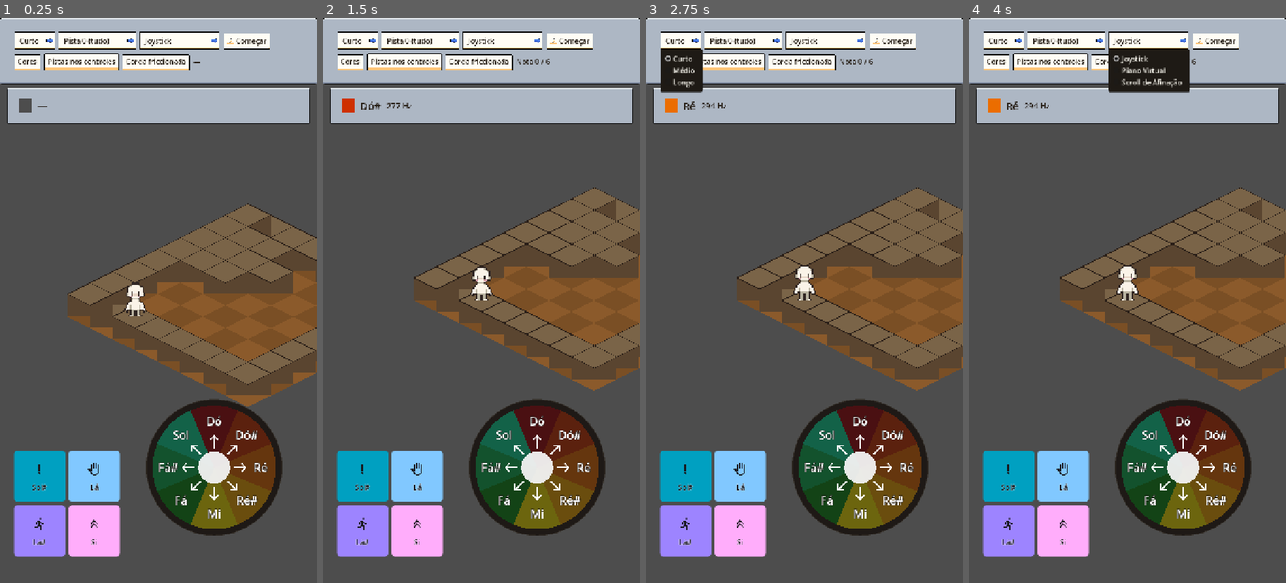
Above: before the commit, frames 1-4 (left to right).
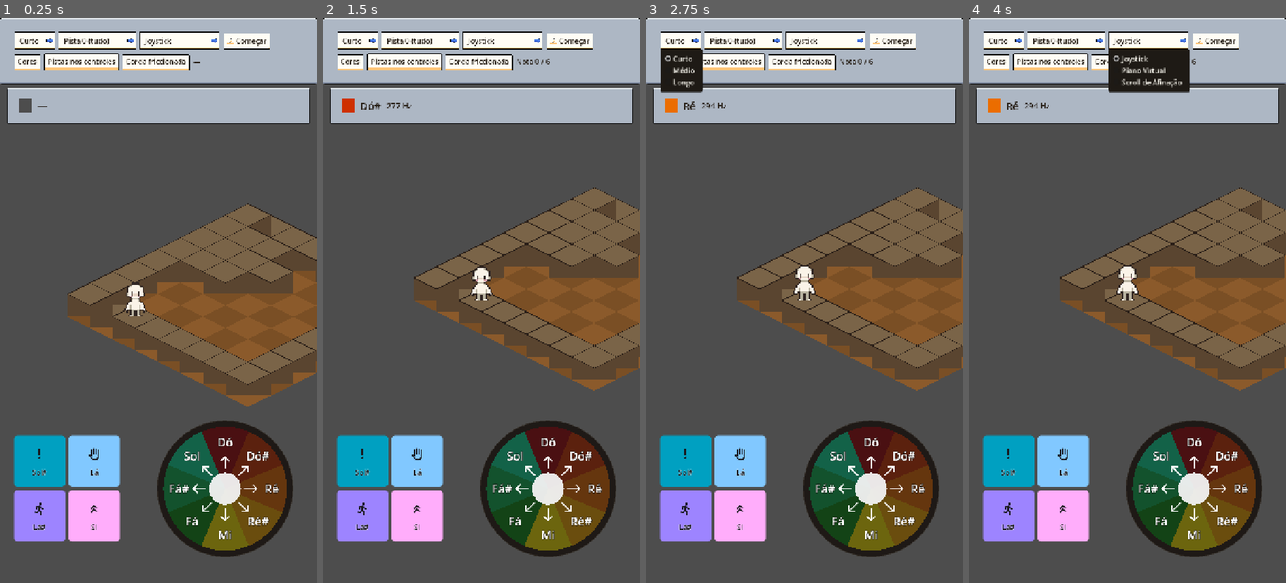
Above: after the commit, the same moments.

Repository: JDaniloC/BlindTuner
Game: Godot game, scene res://scenes/Playground.tscn
Two runs of this game, one before a commit and one after it. Both use one fixed random seed, a clock stepped at 60 frames per second and the inputs below.
Inputs:
- Up to frame 1 (0.25 s): no input
- Up to frame 2 (1.5 s): click "Começar" at 0.5 s; click "Começar" at 1.25 s
- Up to frame 3 (2.75 s): click "Curto" at 2 s
- Up to frame 4 (4 s): click "Pista 0 (tudo)" at 2.75 s; click "Joystick" at 3.5 s

The runs differ from the first frame. In frame 1, 10% of the frame differs, in the area x 4-93%, y 67-96%; in frame 2, 10%; in frame 3, 10%; in frame 4, 10%.

Commit message:
fix(godot): bolinha do braço centrada e joystick alinhado com as placas
Marcador de dedo no centro do braço, não colado na corda ativa. A versão antiga
contava a história certa ("o dedo está NESTA corda") mas deixava a bolinha fora
do eixo do controle, e é o eixo que o olho procura num controle vertical. Com
raio 18 ela cobre as duas cordas de dentro, então a leitura de "dedo sobre a
corda" sobrevive; o marcador passa a indicar ALTURA, que é a única coisa que o
arrasto controla -- a corda nunca troca.

De quebra, as cordas ficaram simétricas e de espaçamento igual. Os valores
antigos (-29, -10, 10, 25) davam vãos de 19, 20 e 15px e punham o conjunto 2px à
esquerda do centro do braço: resto de um redimensionamento por fator horizontal,
não uma decisão. A assimetria só ficou visível quando o marcador foi pro centro.

Joystick e placas de ação passam a ficar centrados na mesma linha. Os dois já
dividiam a faixa de baixo com as caixas encostadas na mesma margem, mas a caixa
do joystick tem folga de toque em volta do disco, e era ela que fazia o controle
parecer mais alto que as placas.

Ao alinhar, apareceu a armadilha custom_minimum_size x offsets do .tscn -- desta
vez invertida. DirectionJoystick._ready() faz `size = custom_minimum_size`, então
a caixa de 378 gravada na cena nunca valia: o topo vinha da cena e a altura do
script (352,8), e o centro caía 12,6px acima do pretendido. A cena agora declara
a caixa do tamanho do alcance real, e as duas fontes concordam.

Guarda novo: test_joystick_and_actions_sit_on_the_same_line. Os testes de layout
existentes cobriam "está na tela" e "não sobrepõe" -- nenhum dizia nada sobre
altura relativa, então o desalinhamento cresceu calado até virar relato do
usuário. Compara o centro do DESENHO, não o da caixa, que é onde mora a folga
que causou o problema.

Suíte: 535/535 (534 antes).

Co-Authored-By: Claude Opus 5 (1M context) <noreply@anthropic.com>

Diff:
--- a/godot/scenes/Playground.tscn
+++ b/godot/scenes/Playground.tscn
@@ -47,10 +47,10 @@
 anchor_top = 1.0
 anchor_right = 1.0
 anchor_bottom = 1.0
-offset_left = -410.0
-offset_top = -438.0
+offset_left = -385.0
+offset_top = -390.5
 offset_right = -32.0
-offset_bottom = -60.0
+offset_bottom = -37.5
 
 [node name="PianoInput" parent="UI" instance=ExtResource("93")]
 visible = false
@@ -82,6 +82,6 @@
 anchor_right = 0.0
 anchor_bottom = 1.0
 offset_left = 32.0
-offset_top = -300.0
+offset_top = -334.0
 offset_right = 272.0
-offset_bottom = -60.0
+offset_bottom = -94.0
--- a/godot/scripts/PitchScrollInput.gd
+++ b/godot/scripts/PitchScrollInput.gd
@@ -38,7 +38,13 @@
 const NECK_WIDTH := 84.0
 const NECK_TOP := 101.0
 # 4 cordas, como violino/cello de verdade. A ativa é a que responde ao dedo.
-const STRING_OFFSETS_X: Array[float] = [-29.0, -10.0, 10.0, 25.0]
+#
+# Simétricas e de espaçamento igual. Os valores antigos (-29, -10, 10, 25) davam
+# vãos de 19, 20 e 15px e deixavam o conjunto 2px à esquerda do centro do braço
+# -- resto de um redimensionamento por fator horizontal, não uma decisão. Num
+# instrumento as cordas são igualmente espaçadas, e a assimetria só ficou
+# aparente quando o marcador de dedo foi pro centro.
+const STRING_OFFSETS_X: Array[float] = [-30.0, -10.0, 10.0, 30.0]
 const ACTIVE_STRING_INDEX := 1
 const BOARD_COLOR_TOP := Color(0.227, 0.165, 0.102)     # #3a2a1a
 const BOARD_COLOR_BOTTOM := Color(0.141, 0.094, 0.063)  # #241809
@@ -148,8 +154,16 @@
 		var w := 3.0 if is_active else 2.0
 		draw_line(Vector2(sx, top), Vector2(sx, bottom), col, w, true)
 
-	# Marcador de dedo, sempre sobre a corda ativa
-	var fx: float = cx + STRING_OFFSETS_X[ACTIVE_STRING_INDEX]
+	# Marcador de dedo, centrado no braço.
+	#
+	# Antes ficava colado na corda ativa (offset -10), o que contava a história
+	# certa -- "o dedo está NESTA corda" -- mas deixava a bolinha fora do eixo do
+	# controle, e o que o olho procura num controle vertical é o eixo. Com raio 18
+	# ela cobre as duas cordas de dentro, então a leitura de "dedo sobre a corda"
+	# sobrevive; o que muda é que o marcador passa a indicar ALTURA, que é a única
+	# coisa que o arrasto de fato controla (a corda nunca troca -- ver
+	# test_audio_manager: arrastar muda o comprimento que vibra, não a corda).
+	var fx := cx
 	draw_circle(Vector2(fx, _finger_y), FINGER_RADIUS, FINGER_FILL)
 	draw_arc(Vector2(fx, _finger_y), FINGER_RADIUS, 0, TAU, 24, FINGER_BORDER, 2.0, true)
 
--- a/godot/tests/test_playground_input_layout.gd
+++ b/godot/tests/test_playground_input_layout.gd
@@ -106,6 +106,24 @@
 	assert_true(j.get_global_rect().encloses(Rect2(centro - Vector2.ONE * alcance, Vector2.ONE * alcance * 2.0)),
 		"a área de toque do joystick precisa cobrir o desenho inteiro")
 
+func test_joystick_and_actions_sit_on_the_same_line():
+	# Relato do usuário: "a posição do joystick e dessas ações devem ficar uma ao
+	# lado da outra, um está acima do outro". Os dois já dividiam a faixa de baixo
+	# e nenhum teste reprovou -- "na tela" e "sem sobrepor" não dizem nada sobre
+	# altura relativa, então o desalinhamento crescia calado.
+	#
+	# Compara o centro do DESENHO do joystick, não o da caixa: a caixa tem 35px de
+	# folga de toque em volta do disco, e foi justamente essa folga que fez o
+	# joystick parecer mais alto que as placas mesmo com as duas caixas
+	# encostadas na mesma margem de baixo.
+	var p = _playground_at_design_size()
+	await wait_frames(2)
+	var j: Control = p.get_node("UI/DirectionJoystick")
+	var disco := j.get_global_rect().get_center().y
+	var placas := (p.get_node("UI/SpecialActionPanel") as Control).get_global_rect().get_center().y
+	assert_almost_eq(disco, placas, 2.0,
+		"o joystick está centrado em y=%.1f e as placas em y=%.1f" % [disco, placas])
+
 func test_joystick_does_not_overlap_the_note_panel_or_the_actions():
 	# O joystick cresceu na direção do painel de ações (mesma faixa de baixo) e
 	# para cima, na direção do NotePanel.
